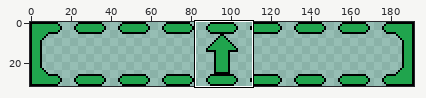
Two states of a sprite sheet, PhaserGame/Assets/Sprites/new versions/newgreenMovingBlock-Off.png. Above: a wide view before the commit, with the close-up outlined.
Close-up. Old version:
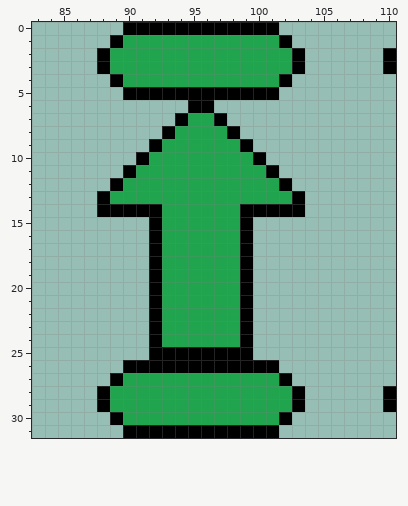
The file is 192x32 pixels. Shown: x 83..110, y 0..31.
Now the later version:
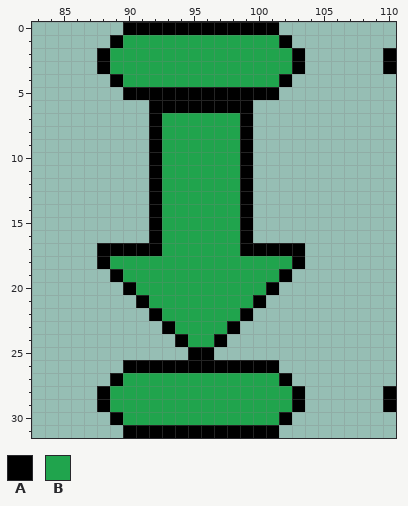
Palette (. is transparent): A #000000  B #20a44d
The edit:
{"y":6,"x":92,"old":"...","new":"AAA"}
{"y":6,"x":97,"old":"...","new":"AAA"}
{"y":7,"x":92,"old":"..A","new":"ABB"}
{"y":7,"x":97,"old":"A..","new":"BBA"}
{"y":8,"x":92,"old":".A","new":"AB"}
{"y":8,"x":98,"old":"A.","new":"BA"}
{"y":10,"x":91,"old":"AB","new":".A"}
{"y":10,"x":99,"old":"BA","new":"A."}
{"y":11,"x":90,"old":"ABB","new":"..A"}
{"y":11,"x":99,"old":"BBA","new":"A.."}
{"y":12,"x":89,"old":"ABBB","new":"...A"}
{"y":12,"x":99,"old":"BBBA","new":"A..."}
{"y":13,"x":88,"old":"ABBBB","new":"....A"}
{"y":13,"x":99,"old":"BBBBA","new":"A...."}
{"y":14,"x":88,"old":"AAAA","new":"...."}
{"y":14,"x":100,"old":"AAAA","new":"...."}
{"y":17,"x":88,"old":"....","new":"AAAA"}
{"y":17,"x":100,"old":"....","new":"AAAA"}
{"y":18,"x":88,"old":"....A","new":"ABBBB"}
{"y":18,"x":99,"old":"A....","new":"BBBBA"}
{"y":19,"x":89,"old":"...A","new":"ABBB"}
{"y":19,"x":99,"old":"A...","new":"BBBA"}
{"y":20,"x":90,"old":"..A","new":"ABB"}
{"y":20,"x":99,"old":"A..","new":"BBA"}
{"y":21,"x":91,"old":".A","new":"AB"}
{"y":21,"x":99,"old":"A.","new":"BA"}
{"y":23,"x":92,"old":"AB","new":".A"}
{"y":23,"x":98,"old":"BA","new":"A."}
{"y":24,"x":92,"old":"ABB","new":"..A"}
{"y":24,"x":97,"old":"BBA","new":"A.."}
{"y":25,"x":92,"old":"AAA","new":"..."}
{"y":25,"x":97,"old":"AAA","new":"..."}
